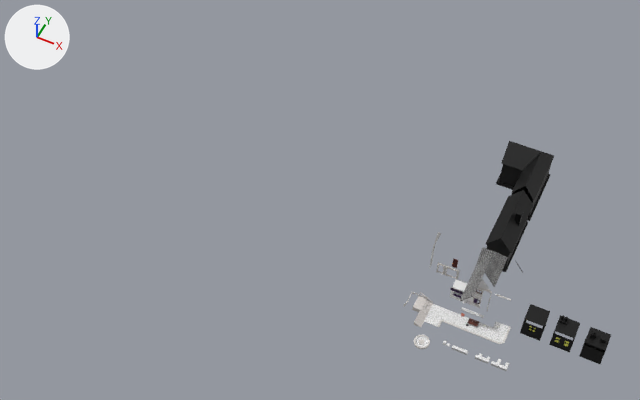
What one commit did to the FBX model Assets/Models/World01_Elements.fbx.
Both versions are drawn from a 50 mm lens placed at (22.8, -133.9, 185.9), pointed at (-48.8, 9.3, 6.9). Lighting does not change. The marker at upper left points along +X, +Y and +Z. The picture after the commit comes second. Where no turn or scale is listed for an object, it has been applied to the vertices.

Objects in the first picture: 'ShadowHouse01', 'ShadowHouse02' and 31 more.
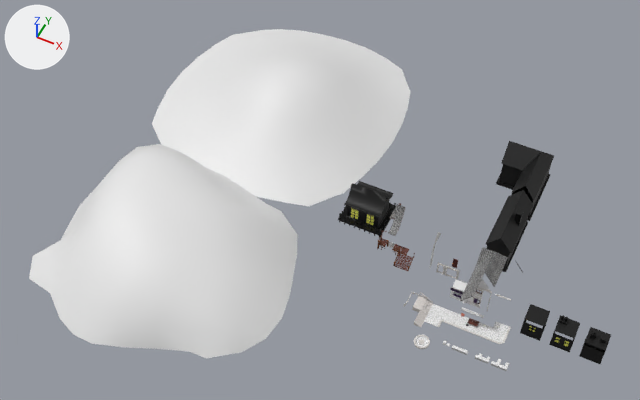
What differs and where, as boxes (x1, y1, x2, y2) in the pictures (640 x 400 px):
'ShadowHill02', added
    after: (29, 144, 297, 358)
'ShadowHill01', added
    after: (152, 29, 410, 206)
'ShadowAsianHouse', added
    after: (338, 181, 396, 238)
    faces in mat_black (black #000000): (338, 181, 396, 238)
'AsianHouse_Roof', added
    after: (388, 205, 406, 236)
    faces in mat_roof (picture img_rooftiles_psd): (388, 205, 406, 236)
'AsianHouse_Stairs', added
    after: (393, 247, 415, 271)
    faces in mat_props01 (picture img_props01_psd): (394, 252, 413, 271)
'AsianHouse_Terrace_Corner', added
    after: (377, 235, 388, 250)
'AsianHouse_Terrace', added
    after: (392, 244, 402, 256)
'AsianHouse_TerraceNoBarrier', added
    after: (400, 247, 409, 255)

The change, as a list of edits to the scene's bpy script:
```text
Add ob_shadowhill02:
    ob_shadowhill02 = bpy.data.objects.new('ShadowHill02', me_plane_124)  # 95 vertices, 156 faces; spans x -32.2..36.6, y -34.2..29.9, z 0.0..18.4
    ob_shadowhill02.location = (-79.0, -18.1, -0.5)
Add ob_shadowasianhouse:
    ob_shadowasianhouse = bpy.data.objects.new('ShadowAsianHouse', me_cube_121)  # 1757 vertices, 3090 faces; spans x -6.24..6.32, y -5.42..5.72, z -0.02..11.03; in mat_black (black #000000), mat_light (yellow #feff70)
    ob_shadowasianhouse.location = (-36.0, 12.4, 3.2)
Add ob_shadowhill01:
    ob_shadowhill01 = bpy.data.objects.new('ShadowHill01', me_plane_125)  # 86 vertices, 140 faces; spans x -37.6..36.6, y -37.1..37.1, z -0.4..16.7
    ob_shadowhill01.location = (-79.0, 44.8, -0.4)
Add ob_asianhouse_roof:
    ob_asianhouse_roof = bpy.data.objects.new('AsianHouse_Roof', me_plane_137)  # 112 vertices, 220 faces; spans x -1.0..1.0, y -1.01..5.19, z 4.05..9.32; in mat_roof (picture img_rooftiles_psd), mat_props01 (picture img_props01_psd)
    ob_asianhouse_roof.location = (-26.0, 5.8, 4.9)
Add ob_asianhouse_terracenobarrier:
    ob_asianhouse_terracenobarrier = bpy.data.objects.new('AsianHouse_TerraceNoBarrier', me_cube_123)  # 72 vertices, 92 faces; spans x -1.0..1.0, y -2.1..0.05, z -0.1..0.1; in mat_props (picture img_props01_psd), mat_trunk (picture img_trunk_psd)
    ob_asianhouse_terracenobarrier.location = (-22.0, 5.8, 4.9)
Add ob_asianhouse_terrace_corner:
    ob_asianhouse_terrace_corner = bpy.data.objects.new('AsianHouse_Terrace_Corner', me_cube_126)  # 656 vertices, 968 faces; spans x -1.24..1.01, y -2.14..0.18, z -1.95..1.6; in mat_props (picture img_props01_psd), mat_trunk (picture img_trunk_psd), mat_trunk_003 (picture img_trunk_psd)
    ob_asianhouse_terrace_corner.location = (-28.0, 5.8, 4.9)
Add ob_asianhouse_terrace:
    ob_asianhouse_terrace = bpy.data.objects.new('AsianHouse_Terrace', me_cube_122)  # 328 vertices, 476 faces; spans x -1.0..1.01, y -2.1..0.05, z -1.95..1.3; in mat_props (picture img_props01_psd), mat_trunk (picture img_trunk_psd), mat_trunk_003 (picture img_trunk_psd)
    ob_asianhouse_terrace.location = (-24.0, 5.8, 4.9)
Add ob_asianhouse_stairs:
    ob_asianhouse_stairs = bpy.data.objects.new('AsianHouse_Stairs', me_plane_142)  # 424 vertices, 696 faces; spans x -2.15..2.15, y -0.1..3.48, z -0.13..3.92; in mat_props01 (picture img_props01_psd), mat_trunk_002 (picture img_trunk_psd)
    ob_asianhouse_stairs.location = (-21.0, 0.4, 2.9)
```
